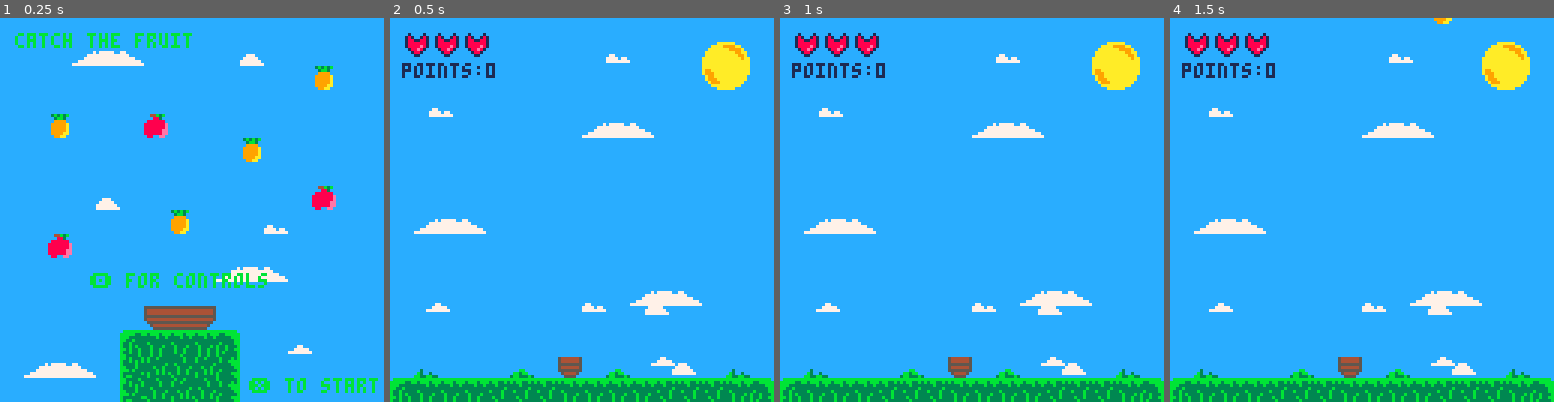
Above: before the commit, frames 1-4 (left to right).
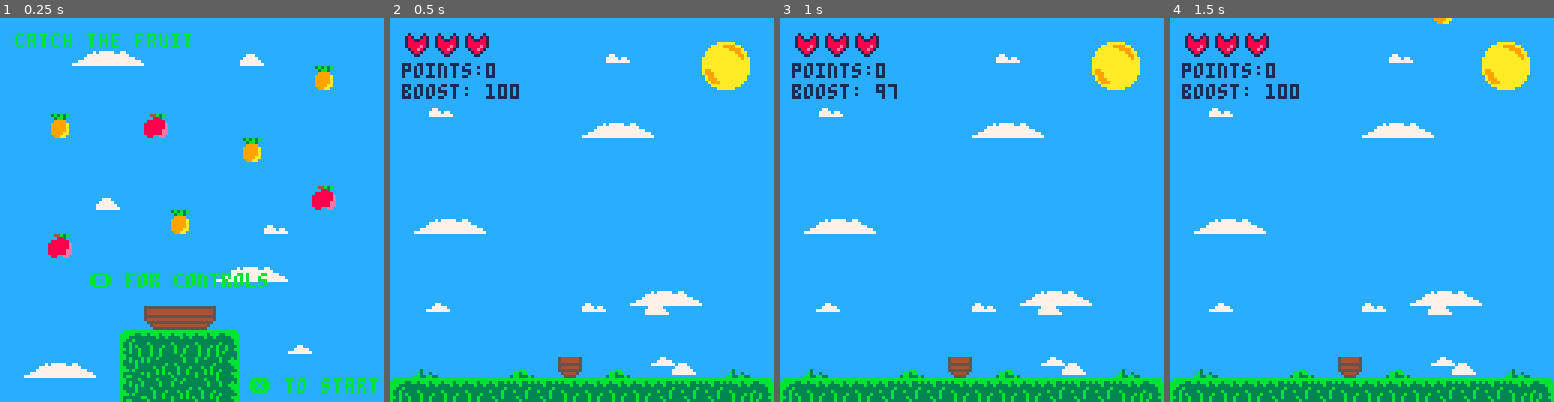
Above: after the commit, the same moments.

Repository: LynTheDev/catchit
Game: PICO-8 cartridge catchit/catchit.p8
The game is run twice, just before and just after one commit, with the same random seed, the same clock (stepped at 60 frames per second) and the same inputs.
Inputs:
- Up to frame 1 (0.25 s): no input
- Up to frame 2 (0.5 s): tap X (X key) at 0.33 s
- Up to frame 3 (1 s): tap O (Z key) at 0.7 s
- Up to frame 4 (1.5 s): tap X (X key) at 1.07 s

Frame 1 is identical in both runs. In frame 2, 0.5% of the frame differs, in the area x 3-34%, y 17-22%; in frame 3, 0.4%; in frame 4, 0.5%.

Commit message:
added boost gimmick

Diff:
--- a/catchit/catchit.p8
+++ b/catchit/catchit.p8
@@ -8,7 +8,7 @@
  spawn_fruit()
  spawn_clouds()
 
- cartdata("omonattie_catchit")
+ cartdata("omonattie_catchit_bu")
  high_score = dget(0)
 end
 
@@ -47,6 +47,8 @@
 
 state = game.paused
 
+boost_wait = 5
+
 function draw_eggy()
  cls(12)
  map(0, 0, 0, 0, 128, 128)
@@ -63,6 +65,8 @@
   rect(p.box.x, p.box.y, p.box.x + p.box.w, p.box.y + p.box.h, 8)
  end
 
+ print("boost: " .. p.boost, 4, 22, 1)
+
  handle_lives()
  print("points:" .. p.points, 4, 15, 1)
 
@@ -71,10 +75,11 @@
 
  -- dev
  if p.is_dev then
-  print(p.lives, 5, 25, 1)
-  print(count(fruits), 15, 25, 1)
-  print(c_dat.move_time, 25, 25, 1)
-  print(p.x, 35, 25, 1)
+  print(p.lives, 5, 29, 1)
+  print(count(fruits), 15, 29, 1)
+  print(c_dat.move_time, 25, 29, 1)
+  print(p.x, 35, 29, 1)
+  print(boost_wait, 45, 29, 1)
 
   print("dev mode", 7, 35, 8)
  end
@@ -86,12 +91,30 @@
  p.box.x = p.x
  p.box.y = p.y
 
- if btn(4) then
+ if btn(4) and p.boost > 0 then
   p.speed = 4
   p.sprite = 2
+
+  p.boost -= 2
+
+  if p.boost <= 0 then
+   p.boost = 0
+  end
  else
   p.speed = 2
   p.sprite = 1
+ end
+
+ if p.boost < 100 then
+  boost_wait -= 1
+
+  if boost_wait == 0 then
+   if not btn(4) then
+    p.boost += 1
+   end
+
+   boost_wait = 5
+  end
  end
 
  handle_screen()
@@ -147,6 +170,8 @@
   p.points = 0
   p.lives = 3
 
+  p.boost = 100
+
   -- reset fruit stats
   f_data.diff = 5
   for fruit in all(fruits) do
@@ -194,6 +219,8 @@
 
  is_dev = false,
 
+ boost = 100,
+
  box = {
   x = orig_x,
   y = orig_y,
@@ -347,7 +374,6 @@
 
   if p.is_dev then
    rect(fruit.box.x, fruit.box.y, fruit.box.x + fruit.box.w, fruit.box.y + fruit.box.h, 9)
-   print(is_col(p.box, fruit.box))
   end
  end
 end
@@ -430,13 +456,13 @@
 000000000000000000000000000000000000000000000000000000000000000077777770007777707777077000000000000000000b3003000bb3bb0000000000
 00000000000000000000000000000000000000000000000000000000000000007777777777777777777777770000000000000000bb33bb333bb333b300000000
 01000010010000100000000000000000000000000000000000000000000000000000000000000000000000000000000000000000000000000000000000000000
-18100181151001510000000000000000000000000000000000000000000000000000000000000000000000000000000000000000000000000000000000000000
-18811881155115510000000000000000000000000000000000000000000000000000000000000000000000000000000000000000000000000000000000000000
-18888881155555510000000000000000000000000000000000000000000000000000000000000000000000000000000000000000000000000000000000000000
-18888e81155555510000000000000000000000000000000000000000000000000000000000000000000000000000000000000000000000000000000000000000
-0188e810015555100000000000000000000000000000000000000000000000000000000000000000000000000000000000000000000000000000000000000000
-00188100001551000000000000000000000000000000000000000000000000000000000000000000000000000000000000000000000000000000000000000000
-00011000000110000000000000000000000000000000000000000000000000000000000000000000000000000000000000000000000000000000000000000000
+18100181151001510000000067777776000000000000000000000000000000000000000000000000000000000000000000000000000000000000000000000000
+18811881155115510000000067777776000000000000000000000000000000000000000000000000000000000000000000000000000000000000000000000000
+18888881155555510000000066666666000000000000000000000000000000000000000000000000000000000000000000000000000000000000000000000000
+18888e81155555510000000067777776000000000000000000000000000000000000000000000000000000000000000000000000000000000000000000000000
+0188e810015555100000000066666666000000000000000000000000000000000000000000000000000000000000000000000000000000000000000000000000
+00188100001551000000000006777760000000000000000000000000000000000000000000000000000000000000000000000000000000000000000000000000
+00011000000110000000000000666600000000000000000000000000000000000000000000000000000000000000000000000000000000000000000000000000
 00000aaaaaa000000000000000000000000000000000000000000000000000000000000000000000000000000000000000000000000000000000000000000000
 000aaaa9999aa0000000000000000000000000000000000000000000000000000000000000000000000000000000000000000000000000000000000000000000
 00aaaaaaa9999a000000000000000000000000000000000000000000000000000000000000000000000000000000000000000000000000000000000000000000
Not shown, changed: the sound effects (__sfx__) section of catchit/catchit.p8
Not shown, changed: catchit/cart/catchit.p8.png
